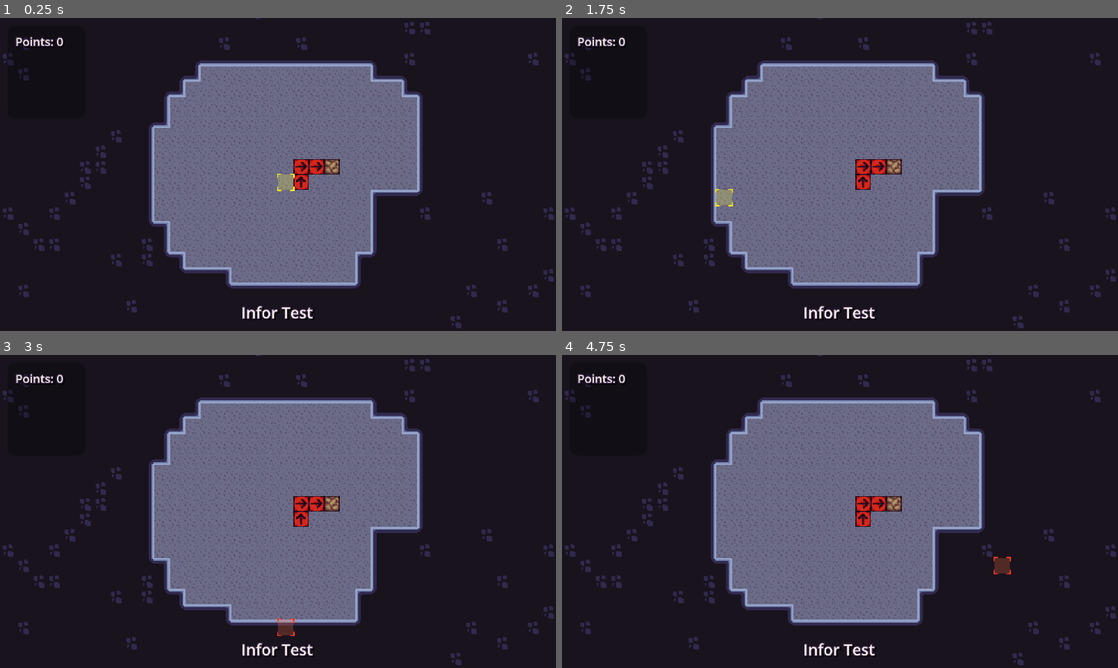
Above: before the commit, frames 1-4 (two rows, left to right).
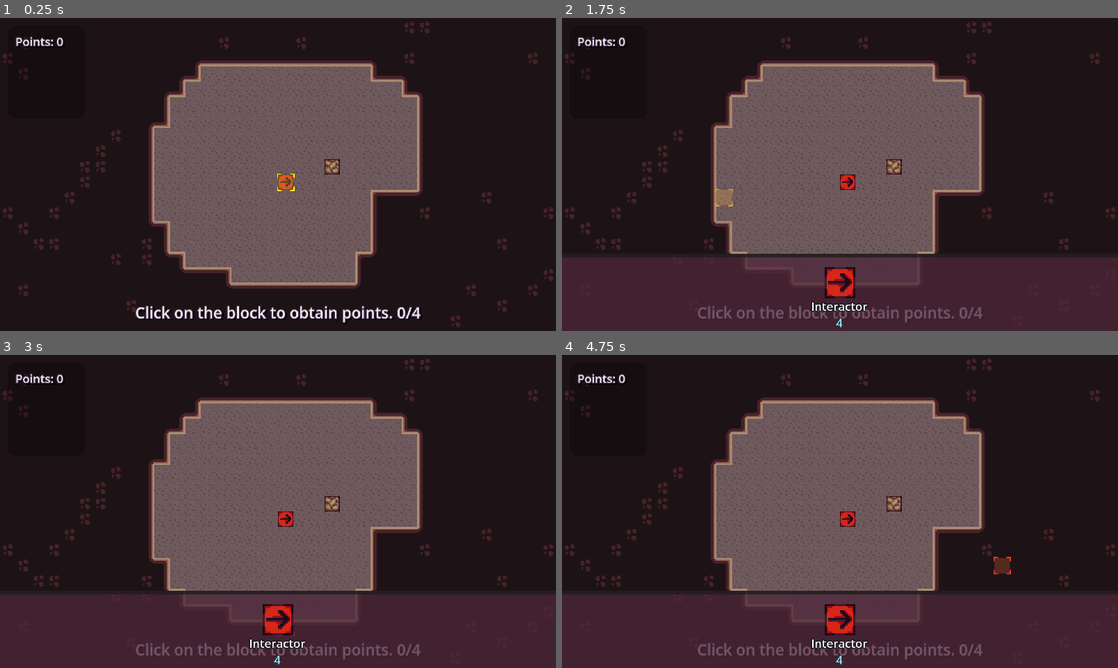
Above: after the commit, the same moments.

Repository: DOGamedev5/overqueue-mining
Game: Godot game, scene res://src/world/world_1.tscn
Same seed, same stepped clock (60 frames per second), same inputs: the game is played once before the commit and once after it.
Inputs (mouse positions are in pixels of both pictures, inside the frame that each line leads up to):
- Up to frame 1 (0.25 s): no input
- Up to frame 2 (1.75 s): tap Enter at 0.5 s; move the mouse to (962, 158) at 0.52 s; press the mouse at (962, 158) at 0.53 s; hold R (rotate_up) 0.53-1.28 s; tap E (shop, bound only after the commit) at 0.77, 1.07, 1.52 s; right-click (962, 158) at 0.8 s; move the mouse to (728, 190) at 1.27 s; release the mouse at (728, 190) at 1.28 s; right-click (728, 190) at 1.35 s; tap Mouse wheel down (roate_down) at 1.55 s
- Up to frame 3 (3 s): tap E (shop, bound only after the commit) at 1.82, 2.3 s; move the mouse to (333, 442) at 2.02 s; hold R (rotate_up) 2.03-2.75 s; hold Mouse wheel down (roate_down) 2.03-2.75 s; click (278, 633) at 2.77 s
- Up to frame 4 (4.75 s): tap Space at 3.5 s; move the mouse to (812, 574) at 3.52 s; hold R (rotate_up) 3.53-4.28 s; tap E (shop, bound only after the commit) at 3.6, 3.77, 4.07, 4.52 s; click (812, 574) at 3.8 s; move the mouse to (1006, 558) at 4.27 s; press the mouse at (1006, 558) at 4.28 s; right-click (1006, 558) at 4.55 s

The runs differ from the first frame. In frame 1, 33% of the frame differs, in the area x 0-100%, y 0-100%; in frame 2, 52%; in frame 3, 52%; in frame 4, 52%.

Commit message:
shop and visual improvements

Diff:
--- a/over-queued-mining/project.godot
+++ b/over-queued-mining/project.godot
@@ -49,6 +49,11 @@
 , Object(InputEventMouseButton,"resource_local_to_scene":false,"resource_name":"","device":-1,"window_id":0,"alt_presse …(244 unchanged characters)…
 ]
 }
+shop={
+"deadzone": 0.2,
+"events": [Object(InputEventKey,"resource_local_to_scene":false,"resource_name":"","device":-1,"window_id":0,"alt_pressed":false,"shift_pressed":false,"ctrl_pressed":false,"meta_pressed":false,"pressed":false,"keycode":0,"physical_keycode":69,"key_label":0,"unicode":101,"location":0,"echo":false,"script":null)
+]
+}
 
 [layer_names]
 
--- a/over-queued-mining/src/HUD/GUI.tscn
+++ b/over-queued-mining/src/HUD/GUI.tscn
@@ -1,6 +1,8 @@
 [gd_scene format=3 uid="uid://cy1nh6wd2dvyk"]
 
 [ext_resource type="Script" uid="uid://unn02xepr1ba" path="res://src/HUD/gui.gd" id="1_4ljqj"]
+[ext_resource type="PackedScene" uid="uid://fsncapfaf3y4" path="res://src/HUD/button/gearBuy.tscn" id="2_fxryi"]
+[ext_resource type="Texture2D" uid="uid://mb6jq0tbx860" path="res://src/gears/interactor/interactor.png" id="3_1imlk"]
 
 [sub_resource type="Theme" id="Theme_k3nxe"]
 
@@ -29,6 +31,16 @@
 outline_color = Color(0.20018968, 0.13930744, 0.2548483, 1)
 shadow_size = 4
 shadow_color = Color(0, 0, 0, 1)
+
+[sub_resource type="StyleBoxFlat" id="StyleBoxFlat_4ljqj"]
+content_margin_top = 6.0
+bg_color = Color(0.3019608, 0.15294118, 0.22352941, 0.7607843)
+border_width_top = 4
+border_color = Color(0.14192706, 0.11550054, 0.12607116, 0.93333334)
+
+[sub_resource type="AtlasTexture" id="AtlasTexture_d7v1o"]
+atlas = ExtResource("3_1imlk")
+region = Rect2(0, 0, 16, 16)
 
 [node name="Gui" type="CanvasLayer" unique_id=1432043895]
 script = ExtResource("1_4ljqj")
@@ -67,9 +79,34 @@
 text = "Points: 0"
 label_settings = SubResource("LabelSettings_silce")
 
-[node name="Label" type="Label" parent="Control/VBoxContainer" unique_id=1398272142]
+[node name="info" type="Label" parent="Control/VBoxContainer" unique_id=1398272142]
 layout_mode = 2
 size_flags_vertical = 8
 text = "Infor Test"
 label_settings = SubResource("LabelSettings_k3nxe")
 horizontal_alignment = 1
+autowrap_mode = 2
+
+[node name="shop" type="VBoxContainer" parent="." unique_id=1867855280]
+visible = false
+anchors_preset = 15
+anchor_right = 1.0
+anchor_bottom = 1.0
+grow_horizontal = 2
+grow_vertical = 2
+alignment = 2
+
+[node name="PanelContainer" type="PanelContainer" parent="shop" unique_id=1637093125]
+custom_minimum_size = Vector2(0, 80)
+layout_mode = 2
+theme_override_styles/panel = SubResource("StyleBoxFlat_4ljqj")
+
+[node name="HBoxContainer" type="HBoxContainer" parent="shop/PanelContainer" unique_id=1001526835]
+layout_mode = 2
+alignment = 1
+
+[node name="GearBuy" parent="shop/PanelContainer/HBoxContainer" unique_id=1160169962 instance=ExtResource("2_fxryi")]
+layout_mode = 2
+gearTexture = SubResource("AtlasTexture_d7v1o")
+
+[connection signal="buyed" from="shop/PanelContainer/HBoxContainer/GearBuy" to="." method="_on_gear_buy_buyed"]
--- /dev/null
+++ b/over-queued-mining/src/HUD/button/GearBuyButton.gd
@@ -0,0 +1,21 @@
+extends Button
+
+@export var gearTexture : Texture2D
+@export var infoID := 0
+
+@onready var texture := $MarginContainer/VBoxContainer/TextureRect
+@onready var nameLabel := $MarginContainer/VBoxContainer/Label
+@onready var priceLabel := $MarginContainer/VBoxContainer/value
+
+signal buyed(id : int)
+
+func _ready() -> void:
+	texture.texture = gearTexture
+	if GlobalInfo.gearsShopInfo.size() > infoID:
+		nameLabel.text = GlobalInfo.gearsShopInfo[infoID].name
+		priceLabel.text = str(GlobalInfo.gearsShopInfo[infoID].price)
+
+func _on_pressed() -> void:
+	if GlobalInfo.gearsShopInfo.size() > infoID:
+		var price : int = GlobalInfo.gearsShopInfo[infoID].price
+		if GlobalInfo.tryToBuy(price): buyed.emit(infoID)
--- /dev/null
+++ b/over-queued-mining/src/HUD/button/gearBuy.tscn
@@ -0,0 +1,75 @@
+[gd_scene format=3 uid="uid://fsncapfaf3y4"]
+
+[ext_resource type="Script" uid="uid://bacu433g4il7p" path="res://src/HUD/button/GearBuyButton.gd" id="1_2g2gb"]
+[ext_resource type="Texture2D" uid="uid://mb6jq0tbx860" path="res://src/gears/interactor/interactor.png" id="1_4p4vc"]
+[ext_resource type="Texture2D" uid="uid://b24dyj7jufybo" path="res://src/HUD/button/selection.png" id="3_fm6xb"]
+
+[sub_resource type="AtlasTexture" id="AtlasTexture_fm6xb"]
+atlas = ExtResource("1_4p4vc")
+region = Rect2(0, 0, 16, 16)
+
+[sub_resource type="LabelSettings" id="LabelSettings_k3nxe"]
+font_size = 12
+outline_size = 4
+outline_color = Color(0.10928835, 0.106338516, 0.13151044, 1)
+
+[sub_resource type="LabelSettings" id="LabelSettings_hijj2"]
+font_size = 12
+font_color = Color(0.6770986, 0.93359375, 0.91555893, 1)
+outline_size = 3
+outline_color = Color(0.09019607, 0.20223653, 0.29803923, 1)
+
+[sub_resource type="AtlasTexture" id="AtlasTexture_k3nxe"]
+atlas = ExtResource("3_fm6xb")
+region = Rect2(0, 0, 64, 80)
+
+[node name="GearBuy" type="Button" unique_id=1160169962]
+custom_minimum_size = Vector2(64, 64)
+custom_maximum_size = Vector2(64, 80)
+offset_right = 64.0
+offset_bottom = 80.0
+theme_override_font_sizes/font_size = 8
+flat = true
+icon_alignment = 1
+vertical_icon_alignment = 0
+expand_icon = true
+script = ExtResource("1_2g2gb")
+
+[node name="MarginContainer" type="MarginContainer" parent="." unique_id=801704461]
+layout_mode = 1
+anchors_preset = 15
+anchor_right = 1.0
+anchor_bottom = 1.0
+grow_horizontal = 2
+grow_vertical = 2
+
+[node name="VBoxContainer" type="VBoxContainer" parent="MarginContainer" unique_id=56079498]
+layout_mode = 2
+theme_override_constants/separation = 0
+alignment = 2
+
+[node name="TextureRect" type="TextureRect" parent="MarginContainer/VBoxContainer" unique_id=1624380381]
+custom_minimum_size = Vector2(32, 32)
+custom_maximum_size = Vector2(32, 32)
+layout_mode = 2
+size_flags_horizontal = 4
+texture = SubResource("AtlasTexture_fm6xb")
+
+[node name="Label" type="Label" parent="MarginContainer/VBoxContainer" unique_id=800029160]
+layout_mode = 2
+text = "<NAME>"
+label_settings = SubResource("LabelSettings_k3nxe")
+horizontal_alignment = 1
+
+[node name="value" type="Label" parent="MarginContainer/VBoxContainer" unique_id=486177917]
+layout_mode = 2
+text = "12"
+label_settings = SubResource("LabelSettings_hijj2")
+horizontal_alignment = 1
+
+[node name="overlay" type="TextureRect" parent="MarginContainer" unique_id=1334195619]
+visible = false
+layout_mode = 2
+texture = SubResource("AtlasTexture_k3nxe")
+
+[connection signal="pressed" from="." to="." method="_on_pressed"]
--- a/over-queued-mining/src/HUD/gui.gd
+++ b/over-queued-mining/src/HUD/gui.gd
@@ -1,7 +1,33 @@
 extends CanvasLayer
 
 @onready var points := $Control/VBoxContainer/HBoxContainer/panel/VBoxContainer/Coins
+@onready var info := $Control/VBoxContainer/info
+@onready var shop := $shop
+
+@onready var tutorial := 0
+
+signal gearBuyed(id : int)
 
 # Called every frame. 'delta' is the elapsed time since the previous frame.
 func _process(_delta: float) -> void:
 	points.text = "Points: {0}".format([GlobalInfo.points])
+	if tutorial == 0:
+		info.text = "Click on the block to obtain points. {0}/4".format([GlobalInfo.points])
+		if GlobalInfo.points >= 4: tutorial = 1
+
+	if tutorial == 1:  info.text = "Buy a interactor on Shop menu(press E)."
+	if tutorial == 2:
+		info.text = "Put the interactor that you buyed by the side of the block.\n(Left or Right click)"
+		if not GlobalInfo.buyBlocked: tutorial = 3
+	if tutorial == 3:
+		info.text = "Left click on the interactor,\nthe more complex the reaction chain, the more points you earn!"
+
+func _input(event: InputEvent) -> void:
+	if event.is_action_pressed("shop"):
+		shop.visible = !shop.visible
+		pass
+
+func _on_gear_buy_buyed(id: int) -> void:
+	gearBuyed.emit(id)
+	shop.visible = false
+	if tutorial == 1: tutorial = 2
--- a/over-queued-mining/src/classes/cooldown.gd
+++ b/over-queued-mining/src/classes/cooldown.gd
@@ -3,5 +3,5 @@
 @export var texture : Sprite2D
 
 func _process(_delta: float) -> void:
-	if texture != null:
+	if texture != null and texture.material != null:
 		texture.material.set_shader_parameter("cooldownPercent", time_left / wait_time)
--- a/over-queued-mining/src/classes/global_info.gd
+++ b/over-queued-mining/src/classes/global_info.gd
@@ -1,13 +1,26 @@
 extends Node
 
 @onready var points := 0
+@onready var message_queue : Array[String] = []
+
+@onready var gearsShopInfo := [
+	{
+		name = "Interactor",
+		price = 4,
+		description = "Increases +1 points of the reaction chain.",
+		reference = "uid://btqinqnbprfud"
+	}
+]
+
+@export var buyBlocked := false
 
 func addPoints(value : int) -> void: points += value
 
 func removePoints(value : int) -> void: points -= value
 
 func tryToBuy(price : int) -> bool:
-	if price <= points:
+	if price <= points and not buyBlocked:
 		removePoints(price)
 		return true
+
 	return false
--- a/over-queued-mining/src/gears/interactor/interactor.gd
+++ b/over-queued-mining/src/gears/interactor/interactor.gd
@@ -8,27 +8,25 @@
 }
 
 @export var direction : int = DIR.RIGHT
+@export var grabed := false
 
 @onready var anim := $AnimationPlayer
 @onready var hitSender := $pivot/HitSender
 @onready var windup := $windup
 @onready var pivot := $pivot
+@onready var impactVisual := $pivot/ImpactArea
 
 func _ready() -> void: rotateDirection(direction)
 
 func rotationInputUp():
-	if direction == DIR.DOWN:
-		direction = DIR.RIGHT
-	else:
-		direction += 1
+	if direction == DIR.DOWN: direction = DIR.RIGHT
+	else: direction += 1
 
 	rotateDirection(direction)
 
 func rotationInputDown():
-	if direction == DIR.RIGHT:
-		direction = DIR.DOWN
-	else:
-		direction -= 1
+	if direction == DIR.RIGHT: direction = DIR.DOWN
+	else: direction -= 1
 
 	rotateDirection(direction)
 
@@ -37,6 +35,9 @@
 	elif dir == DIR.UP: pivot.rotation_degrees = -90
 	elif dir == DIR.LEFT: pivot.rotation_degrees = -180
 	elif dir == DIR.DOWN: pivot.rotation_degrees = 90
+
+func _process(_delta : float) -> void:
+	impactVisual.visible = grabed
 
 func _on_interactive_area_has_been_hited(hitInfo: HitData) -> void:
 	anim.stop()
--- a/over-queued-mining/src/gears/interactor/interactor.tscn
+++ b/over-queued-mining/src/gears/interactor/interactor.tscn
@@ -4,6 +4,7 @@
 [ext_resource type="Texture2D" uid="uid://mb6jq0tbx860" path="res://src/gears/interactor/interactor.png" id="2_r3f2s"]
 [ext_resource type="Script" uid="uid://vkdydfnum0c2" path="res://src/classes/interactiveArea.gd" id="3_u2oma"]
 [ext_resource type="Script" uid="uid://b05o1uwr217vr" path="res://src/classes/hitSender.gd" id="4_r3f2s"]
+[ext_resource type="Texture2D" uid="uid://cvj0apojcjx5d" path="res://src/gears/interactor/impactArea.png" id="5_732ao"]
 [ext_resource type="Script" uid="uid://bhlvgwrkobwdh" path="res://src/classes/windup.gd" id="6_732ao"]
 [ext_resource type="Script" uid="uid://chgum0ddo1r1j" path="res://src/classes/cooldown.gd" id="6_eu043"]
 
@@ -51,7 +52,7 @@
 
 [sub_resource type="Animation" id="Animation_r3f2s"]
 resource_name = "shoot"
-length = 0.39999999999999997
+length = 0.4
 step = 0.05
 tracks/0/type = "value"
 tracks/0/imported = false
@@ -96,8 +97,6 @@
 &"shoot": SubResource("Animation_r3f2s")
 }
 
-[sub_resource type="ShaderMaterial" id="ShaderMaterial_u2oma"]
-
 [sub_resource type="RectangleShape2D" id="RectangleShape2D_hijj2"]
 size = Vector2(12, 12)
 
@@ -123,7 +122,6 @@
 position = Vector2(8, 8)
 
 [node name="Interactor" type="Sprite2D" parent="pivot" unique_id=68211666]
-material = SubResource("ShaderMaterial_u2oma")
 texture = ExtResource("2_r3f2s")
 hframes = 4
 
@@ -136,6 +134,11 @@
 
 [node name="CollisionShape2D" type="CollisionShape2D" parent="pivot/HitSender" unique_id=1496286147]
 shape = SubResource("RectangleShape2D_hijj2")
+
+[node name="ImpactArea" type="Sprite2D" parent="pivot" unique_id=2115711283]
+modulate = Color(1, 1, 1, 0.73333335)
+position = Vector2(16, 0)
+texture = ExtResource("5_732ao")
 
 [node name="cooldown" type="Timer" parent="." unique_id=1343594841 node_paths=PackedStringArray("texture")]
 wait_time = 0.3
--- a/over-queued-mining/src/shaders/cooldown.tres
+++ /dev/null
@@ -1,9 +0,0 @@
-[gd_resource type="ShaderMaterial" format=3 uid="uid://dedym2lc1be3e"]
-
-[ext_resource type="Shader" uid="uid://qwg0b35ihj21" path="res://src/world/block/cooldown.gdshader" id="1_ymdn1"]
-
-[resource]
-shader = ExtResource("1_ymdn1")
-shader_parameter/cooldownPercent = 0.0
-shader_parameter/spriteSheerH = 4.0
-shader_parameter/spriteSheerV = 1.0
--- a/over-queued-mining/src/tileselector/tile_selector.gd
+++ b/over-queued-mining/src/tileselector/tile_selector.gd
@@ -31,9 +31,21 @@
 			if objects.size() > 0:
 				grabbed = selectorArea.getOnRegion()[0].object
 				grabbed.reparent(grabNode)
+				if grabbed is GameObject: grabbed.grabed = true
+				GlobalInfo.buyBlocked = true
 		else:
-			grabbed.reparent(objectsLayer)
-			grabbed = null
+			var data : TileData = wallTileMap.get_cell_tile_data(currentTilePos)
+			var objectsDetect : Array = selectorArea.getOnRegion()
+			var canPut := true
+
+			for ob in objectsDetect:
+				if ob.object.get_parent() == objectsLayer: canPut = false
+
+			if data == null and canPut:
+				grabbed.reparent(objectsLayer)
+				if grabbed is GameObject: grabbed.grabed = false
+				grabbed = null
+				GlobalInfo.buyBlocked = false
 
 func _process(_delta: float) -> void:
 	position = currentPos
@@ -41,8 +53,18 @@
 	var data : TileData = wallTileMap.get_cell_tile_data(currentTilePos)
 	sprite.frame = 0 if data == null else 1
 
-	if grabbed != null: sprite.frame = 2
+	if grabbed != null and data == null:
+		sprite.frame = 2
+		if grabbed is GameObject: grabbed.grabed = true
 
 	if objectsLayer != null and grabbed == null:
 		for area in selectorArea.getOnRegion():
 			if area.object is BlockStone: sprite.frame = 3
+			elif area.object is GameObject: sprite.frame = 4
+
+func _on_gui_gear_buyed(id: int) -> void:
+	var scene : PackedScene = load(GlobalInfo.gearsShopInfo[id].reference)
+	var instance = scene.instantiate()
+	grabbed = instance
+	grabNode.add_child(instance)
+	GlobalInfo.buyBlocked = true
--- a/over-queued-mining/src/tileselector/tile_selector.tscn
+++ b/over-queued-mining/src/tileselector/tile_selector.tscn
@@ -13,7 +13,7 @@
 [node name="Select" type="Sprite2D" parent="." unique_id=860714460]
 z_index = 2
 texture = ExtResource("2_c3g07")
-hframes = 2
+hframes = 4
 vframes = 2
 
 [node name="grabbed" type="Node2D" parent="." unique_id=344979357]
--- a/over-queued-mining/src/world/block/block.gd
+++ b/over-queued-mining/src/world/block/block.gd
@@ -2,7 +2,7 @@
 
 @onready var blockSprite := $pivot/Block
 @onready var cooldown := $cooldown
-const interpolation := 15
+const interpolation := 8
 
 func _on_hitbox_has_been_hited(hitInfo : HitData) -> void:
 	randomize()
--- a/over-queued-mining/src/world/block/block.tscn
+++ b/over-queued-mining/src/world/block/block.tscn
@@ -7,26 +7,6 @@
 
 [sub_resource type="RectangleShape2D" id="RectangleShape2D_k3nxe"]
 size = Vector2(16, 16)
-
-[sub_resource type="Shader" id="Shader_d7v1o"]
-resource_local_to_scene = true
-code = "shader_type canvas_item;
-
-uniform float cooldownPercent = 0;
-
-void fragment() {
-	vec4 base = COLOR;
-	float dist = distance(UV, vec2(0.5, 0.5));
-
-	if (dist < cooldownPercent * sqrt(0.5*0.5 + 0.5*0.5)) {
-		COLOR = base + vec4(0.3, 0.3, 0.2, 0);
-	}
-}
-"
-
-[sub_resource type="ShaderMaterial" id="ShaderMaterial_d7v1o"]
-shader = SubResource("Shader_d7v1o")
-shader_parameter/cooldownPercent = 0.0
 
 [node name="Block" type="Node2D" unique_id=914735519]
 script = ExtResource("1_hcevw")
@@ -47,7 +27,6 @@
 position = Vector2(8, 8)
 
 [node name="Block" type="Sprite2D" parent="pivot" unique_id=1956901413]
-material = SubResource("ShaderMaterial_d7v1o")
 texture = ExtResource("1_ihowl")
 
 [node name="cooldown" type="Timer" parent="." unique_id=880060567 node_paths=PackedStringArray("texture")]
--- a/over-queued-mining/src/world/block/cooldown.gdshader
+++ /dev/null
@@ -1,14 +0,0 @@
-shader_type canvas_item;
-
-uniform float cooldownPercent = 0;
-uniform float spriteSheerH = 1;
-uniform float spriteSheerV = 1;
-
-void fragment() {
-	vec4 base = COLOR;
-	float dist = distance(UV, vec2(0.5, 0.5));
-
-	if (dist < cooldownPercent * sqrt(0.5*0.5 + 0.5*0.5)) {
-		COLOR = base + vec4(0.3, 0.3, 0.2, 0);
-	}
-}
--- a/over-queued-mining/src/world/world_1.tscn
+++ b/over-queued-mining/src/world/world_1.tscn
@@ -24,17 +24,11 @@
 position = Vector2(48, -16)
 
 [node name="Interactor" parent="objects" unique_id=36085486 instance=ExtResource("3_ctujs")]
-position = Vector2(32, -16)
-
-[node name="Interactor2" parent="objects" unique_id=814598410 instance=ExtResource("3_ctujs")]
-position = Vector2(16, -16)
-
-[node name="Interactor3" parent="objects" unique_id=1237879911 instance=ExtResource("3_ctujs")]
-position = Vector2(16, 0)
-direction = 1
 
 [node name="TileSelector" parent="." unique_id=1436156362 node_paths=PackedStringArray("wallTileMap", "objectsLayer") instance=ExtResource("2_wmu6b")]
 wallTileMap = NodePath("../wall")
 objectsLayer = NodePath("../objects")
 
 [node name="Gui" parent="." unique_id=1432043895 instance=ExtResource("3_xd7vh")]
+
+[connection signal="gearBuyed" from="Gui" to="TileSelector" method="_on_gui_gear_buyed"]
Not shown, added: over-queued-mining/src/HUD/button/GearBuyButton.gd.uid
Binary file added: over-queued-mining/src/HUD/button/selection.png
Not shown, added: over-queued-mining/src/HUD/button/selection.png.import
Binary file added: over-queued-mining/src/gears/interactor/impactArea.png
Not shown, added: over-queued-mining/src/gears/interactor/impactArea.png.import
Binary file changed: over-queued-mining/src/tileselector/select.png
Binary file changed: over-queued-mining/src/tilesets/tileset.png
Not shown, removed: over-queued-mining/src/world/block/cooldown.gdshader.uid
